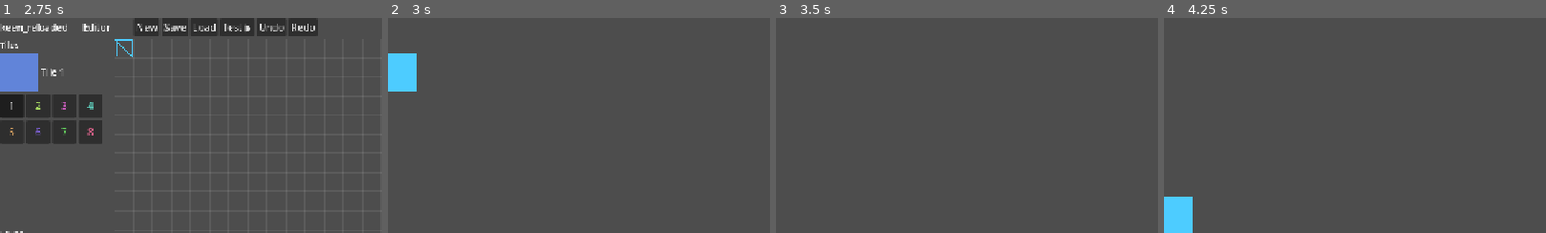
Above: before the commit, frames 1-4 (left to right).
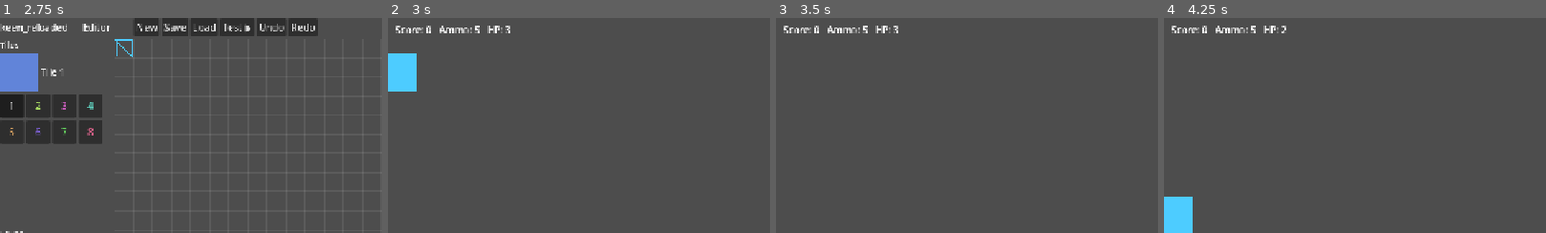
Above: after the commit, the same moments.

Repository: ehowe/keen_reloaded
Game: Godot game, scene res://src/ui/main_menu.tscn
The game is run twice, just before and just after one commit, with the same random seed, the same clock (stepped at 60 frames per second) and the same inputs.
Inputs (mouse positions are % of the whole screen's width and height, from its top left):
- Up to frame 1 (2.75 s): tap Enter at 0.5 s; move the mouse to (72, 45) at 0.52 s; hold D (move_right) 0.53-1.25 s; tap P (pogo) at 0.6 s; click (72, 45) at 0.67 s; tap Space (jump) at 0.77 s; click "Open Level Editor" at 1.25 s; click (89, 20) at 2.02 s; type "12" at 2.1 s
- Up to frame 2 (3 s): click "Test ▶" at 2.75 s
- Up to frame 3 (3.5 s): no input
- Up to frame 4 (4.25 s): drag from (30, 55) to (45, 70) at 3.52 s
The pictures show only the part of the screen within x 0-50%, y 0-50%; the shares and areas given below are measured in that part.

Frame 1 is identical in both runs. In frame 2, 0.5% of the frame differs, in the area x 2-32%, y 3-8%; in frame 3, 0.5%; in frame 4, 0.5%.

Commit message:
feat(runtime): minimal in-play HUD (score/ammo/health)

Diff:
--- a/src/runtime/level_runtime.gd
+++ b/src/runtime/level_runtime.gd
@@ -93,6 +93,28 @@
 		Vector2(level.width * ts, level.height * ts) * RUNTIME_SCALE
 	)
 	p.set_camera_bounds(world_bounds)
+	_build_hud(p)
+
+
+func _build_hud(p: Node) -> void:
+	var layer := CanvasLayer.new()
+	layer.name = "HUD"
+	add_child(layer)
+	var label := Label.new()
+	label.name = "HUDLabel"
+	label.position = Vector2(12, 8)
+	label.text = _hud_text(int(p.get("score")), int(p.get("ammo")), int(p.get("health")))
+	layer.add_child(label)
+	if p.has_signal("score_changed"):
+		p.score_changed.connect(func(s: int) -> void: label.text = _hud_text(s, int(p.get("ammo")), int(p.get("health"))))
+	if p.has_signal("ammo_changed"):
+		p.ammo_changed.connect(func(a: int) -> void: label.text = _hud_text(int(p.get("score")), a, int(p.get("health"))))
+	if p.has_signal("health_changed"):
+		p.health_changed.connect(func(h: int) -> void: label.text = _hud_text(int(p.get("score")), int(p.get("ammo")), h))
+
+
+func _hud_text(score: int, ammo: int, hp: int) -> String:
+	return "Score: %d   Ammo: %d   HP: %d" % [score, ammo, hp]
 
 
 func _spawn_entities(level: LevelData, ts: int) -> void:
--- /dev/null
+++ b/tests/unit/test_hud.gd
@@ -0,0 +1,22 @@
+extends GutTest
+
+func test_build_creates_hud():
+	GameManager.pending_level = null
+	var ld := LevelData.new()
+	ld.width = 6
+	ld.height = 4
+	ld.tile_size = 16
+	ld.fill_blank()
+	ld.player_spawn = Vector2i(1, 1)
+	var rt := LevelRuntime.new()
+	add_child_autofree(rt)
+	rt.build(ld)
+	var hud := rt.find_child("HUD", true, false)
+	assert_not_null(hud, "HUD canvas layer created")
+	var label := hud.find_child("HUDLabel", true, false) if hud != null else null
+	assert_not_null(label, "HUD label present")
+	assert_eq(label.text, "Score: 0   Ammo: 5   HP: 3", "HUD reflects initial player state")
+
+
+func after_each():
+	GameManager.register_episodes()
